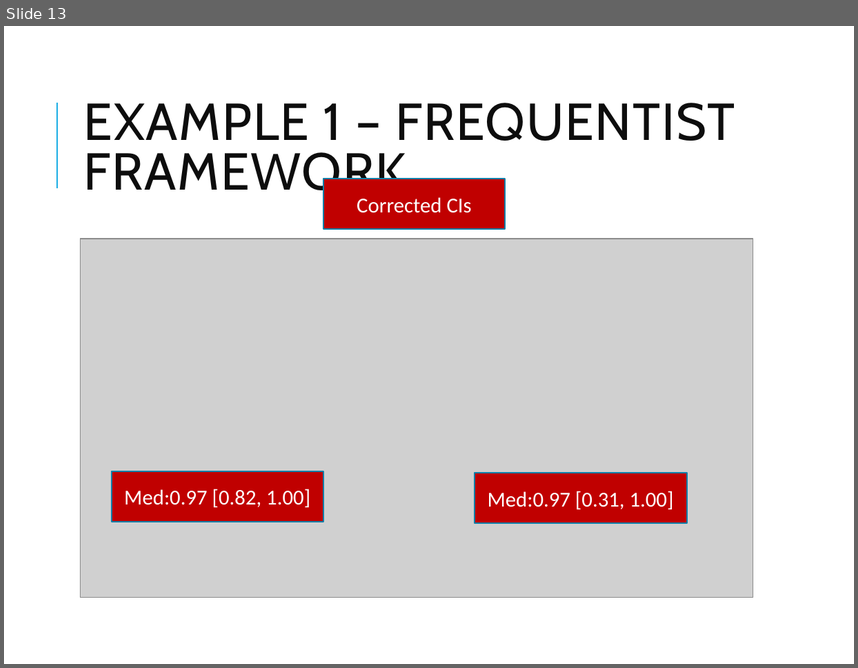
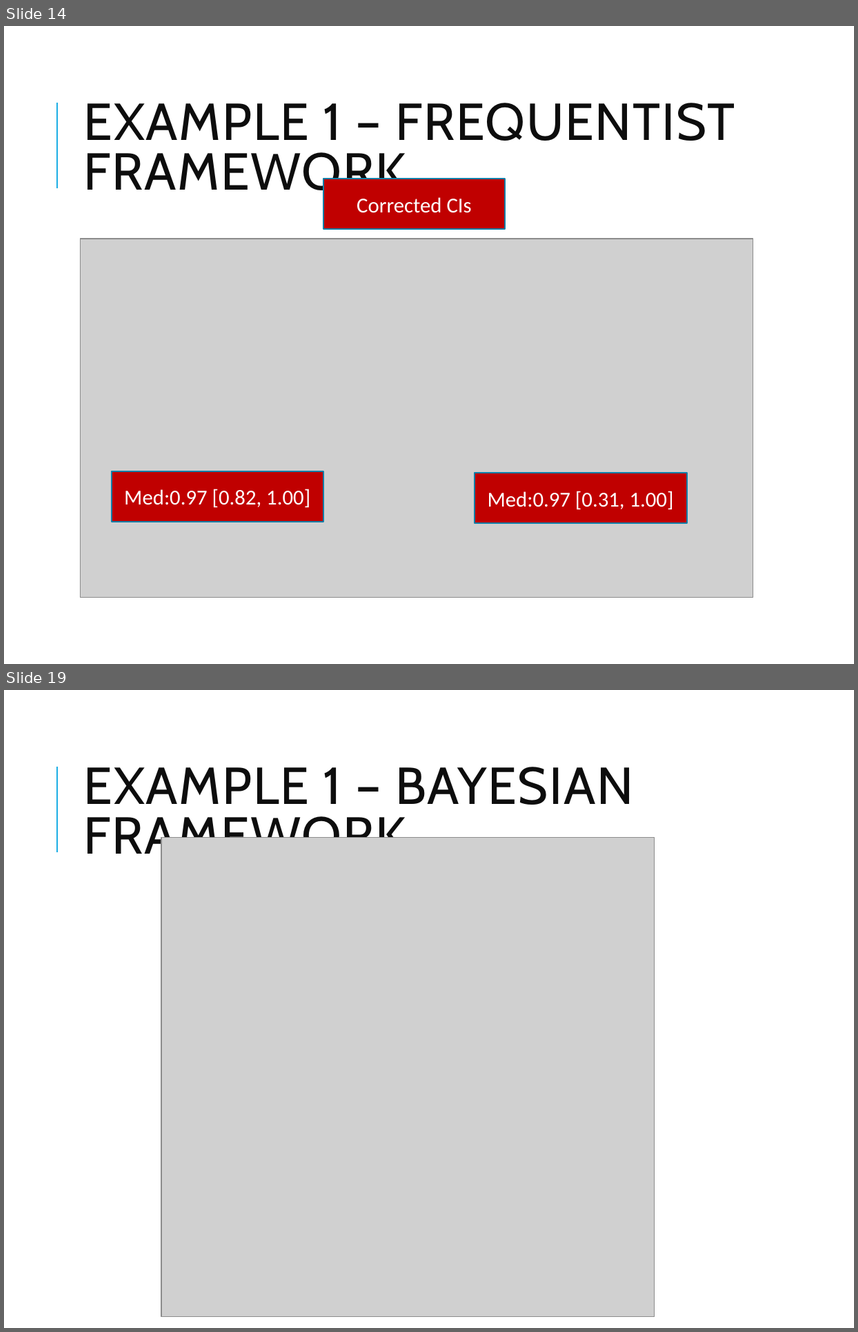
Before and after one commit to VNyaga/ESMARConf2023, a slide deck: PPT/ESMAR.pptx. Shown one above the other, each under a label of ours: slide 13 before the commit, slides 14 and 19 after it; the slides between them are not shown. The pictures are 858x668 and 858x1332 pixels, drawn with LibreOffice and Linux fonts; fonts in the diff are those of the drawing; grey boxes stand for pictures. Boxes give left, top, right and bottom in pixels: in the first picture for what was removed or moved away, otherwise in the second. Text is boxed around its words. In the diff, an @@ line names an element or a change of style, - is before the commit and + after.

```diff
--- a/PPT/ESMAR.pptx
+++ b/PPT/ESMAR.pptx
@@ slide 19 added at [4,690,854,1328], background #FFFFFF; not listed: 1 template element that a slide beside it also shows @@
@@ title added at [84,767,633,865], 44 pt, text #0D0D0D @@
+EXAMPLE 1 – BAYESIAN FRAMEWORK
@@ picture added at [161,837,654,1317] @@
@@ what was slide 13 is now slide 14 @@
```
Also in this commit, not shown: 12 slides changed, 5 other slides added, 2 other files.
